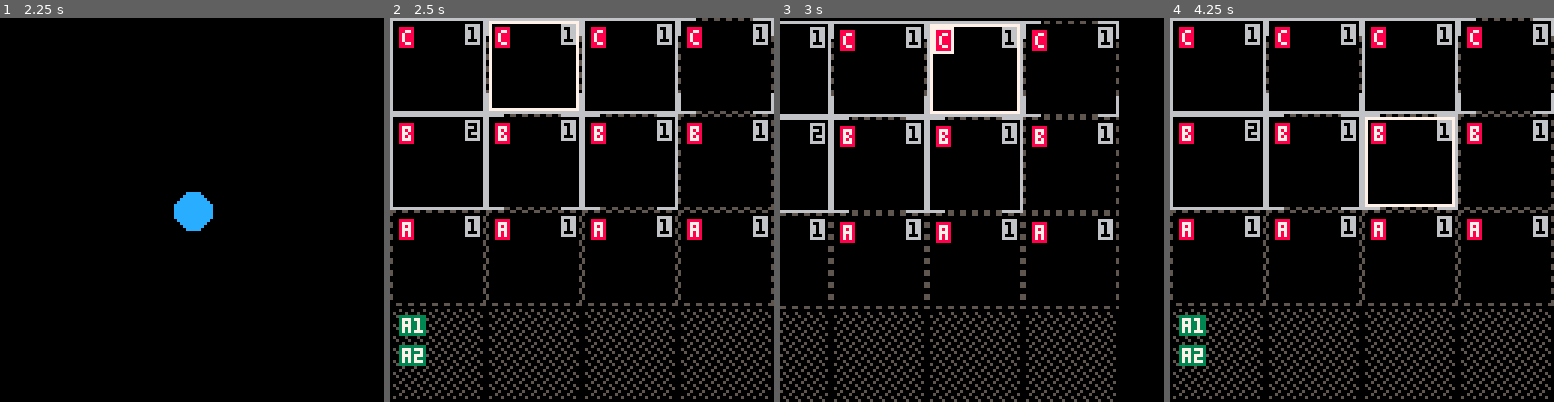
Above: before the commit, frames 1-4 (left to right).
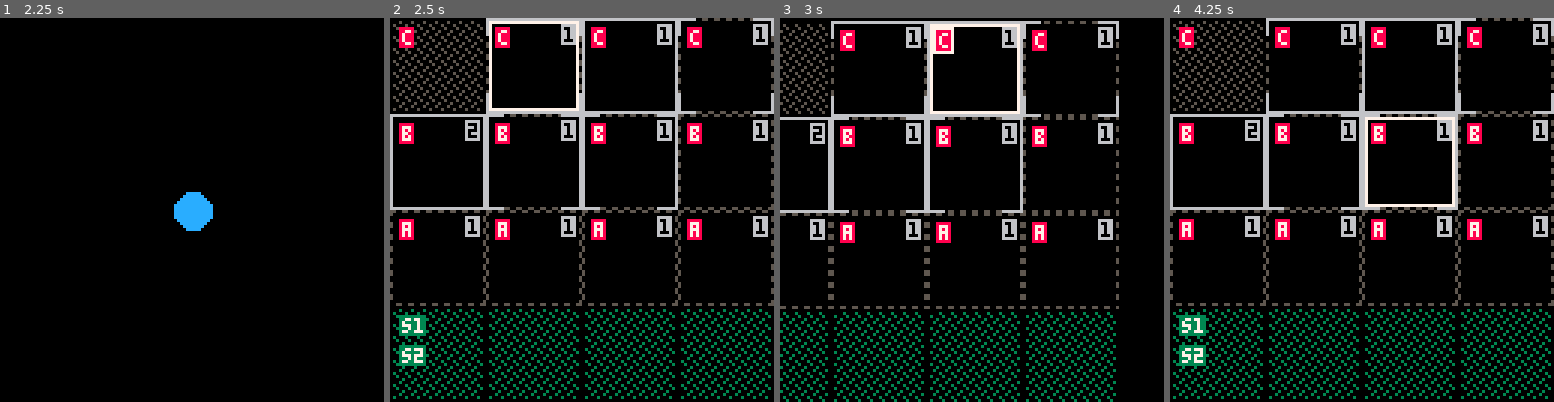
Above: after the commit, the same moments.

Repository: bancliffe/fof
Game: PICO-8 cartridge fof.p8
Two runs of this game, one before a commit and one after it. Both use one fixed random seed, a clock stepped at 60 frames per second and the inputs below.
Inputs:
- Up to frame 1 (2.25 s): tap X (X key) at 0.33, 1.07, 1.85 s; tap O (Z key) at 0.7, 1.7, 2.1 s; hold Right 1.6-2.1 s; hold Up from 2.15 s (still down)
- Up to frame 2 (2.5 s): release Up at 2.42 s; hold Right from 2.47 s (still down)
- Up to frame 3 (3 s): keep holding Right; tap O (Z key) at 2.5, 2.9 s; tap X (X key) at 2.97 s
- Up to frame 4 (4.25 s): release Right at 3.03 s; hold Left 3.08-3.58 s; tap O (Z key) at 3.3, 3.7, 4.1 s; hold Down 3.63-3.97 s; hold Right from 4.02 s (still down); tap X (X key) at 4.08 s

Frame 1 is identical in both runs. In frame 2, 7.6% of the frame differs, in the area x 0-100%, y 0-100%; in frame 3, 6.1%; in frame 4, 7.6%.

Commit message:
Added terrain card face down functionality

Diff:
--- a/states/map.lua
+++ b/states/map.lua
@@ -135,6 +135,20 @@
     end
 end
 
+function update_terrain_revealed()
+    local directons ={"NE","N","NW"}
+    for i=0,3 do
+        for d in all(directons) do
+            local endx, endy = get_los_from_tile(i, 3, d)
+            for j=i, endx do
+                for k=0, 3-endy do
+                    terrain_deck[j][3-k].revealed = true
+                end
+            end
+        end
+    end
+end
+
 function get_los_from_tile(start_x, start_y, direction)
     local tile = terrain_deck[start_x][start_y]
     if direction == "NW" then
@@ -222,8 +236,13 @@
     -- set staging area
     for i=0,3 do
         terrain_deck[i][3].is_staging_area = true
+        terrain_deck[i][3].revealed = true
         terrain_deck[i][3].los= '000000000'
     end
+    for i=0,3 do
+        terrain_deck[i][2].revealed = true
+    end
+    update_terrain_revealed()
 
     -- set potential contact
     contacts={"c","b","a"}
@@ -234,8 +253,8 @@
     end
 
     -- set starting player units
-    add(terrain_deck[0][3].units, make_unit("a1","soldier a1", "-1", "short",3,0))
-    add(terrain_deck[0][3].units, make_unit("a2","soldier a2", "-1", "short",3,0))
+    add(terrain_deck[0][3].units, make_unit("s1","squad a1", "-1", "short",3,0))
+    add(terrain_deck[0][3].units, make_unit("s2","squad a2", "-1", "short",3,0))
 end
 
 function popup_update_view_tile_contents(self)
--- a/terrain.lua
+++ b/terrain.lua
@@ -1,6 +1,7 @@
 function make_terrain_card(name, defence, cover_type, cover_locations, los)
     local card={}
     card.units={}
+    card.revealed = false
     card.name = name or "field"
     card.defence = defence or rnd({1,1,1,1,1,1,1,2,2,3})
     card.is_staging_area = false
@@ -14,6 +15,18 @@
         "111000111"
     }) -- 8 directions + center
     card.draw=function(self, x, y)
+
+        if self.revealed == false then
+            fillp(0x7ebd)
+            rectfill(x, y, x+30, y+30, 5)
+            fillp()
+            rect(x, y, x+31, y+31, 0)
+            -- Draw units
+            for i=1, #self.units do
+                self.units[i]:draw(x+3, y+3 + 10*(i-1))
+            end
+            return
+        end
         -- dashed outline
         fillp(0b0011001111001100)
         rect(x, y, x+31, y+31, 5)
@@ -34,7 +47,7 @@
         -- fill terrain
         if self.is_staging_area then
            fillp(0x7ebd)
-           rectfill(x, y, x+30, y+30, 5)
+           rectfill(x, y, x+30, y+30, 3)
            fillp()
            rect(x, y, x+31, y+31, 0)
         else
Not shown, changed: log.txt
